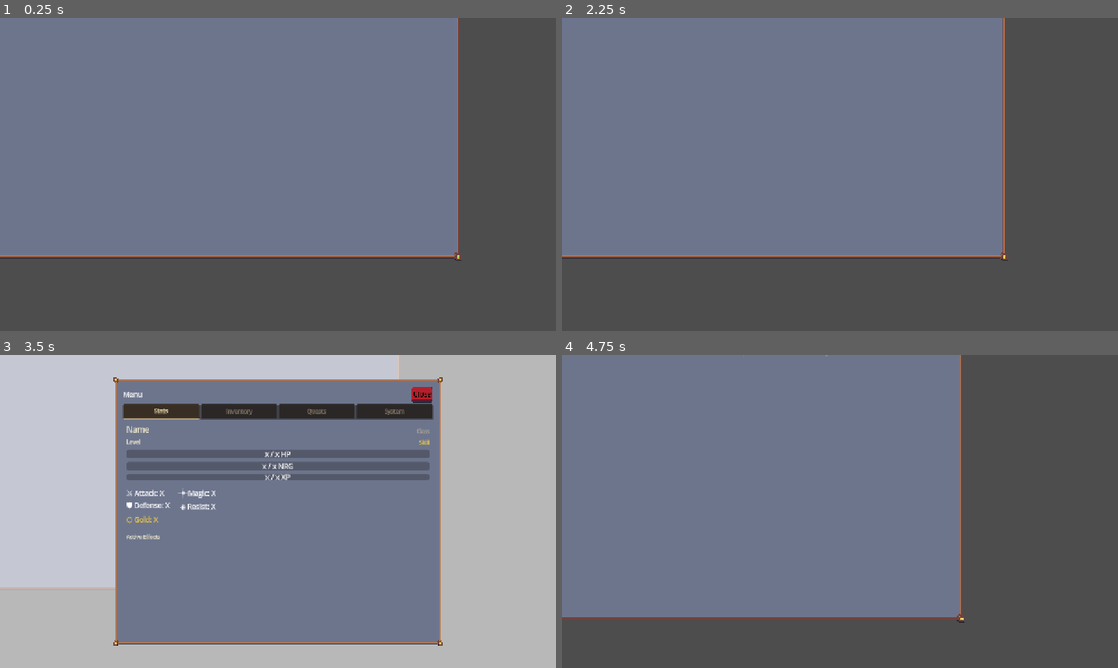
Above: before the commit, frames 1-4 (two rows, left to right).
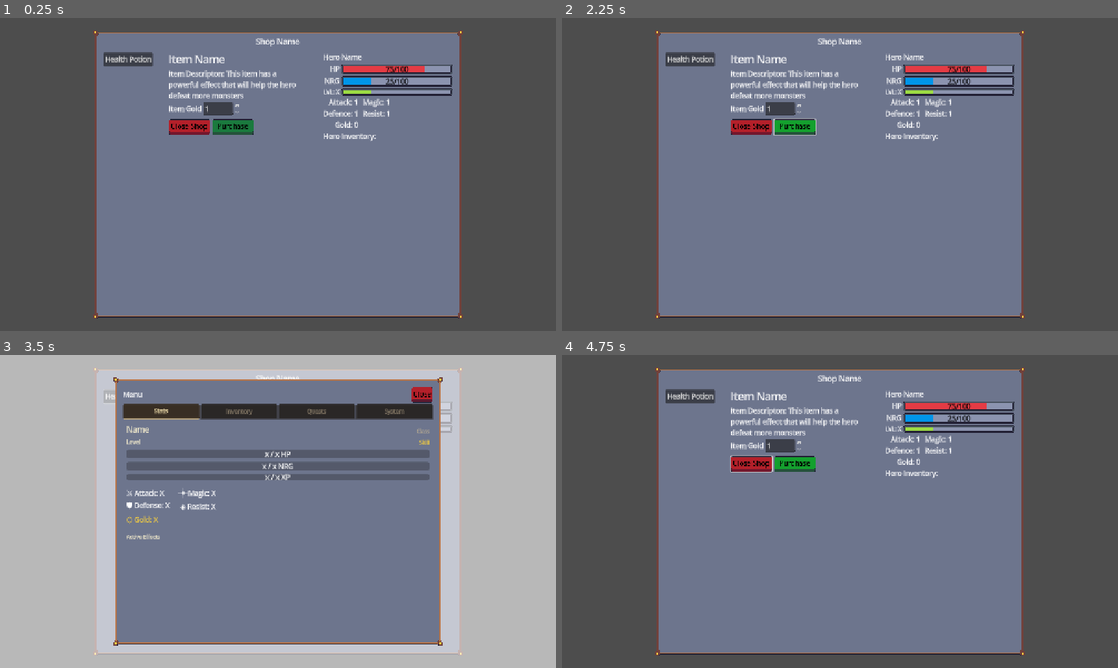
Above: after the commit, the same moments.

Repository: navtges3/PixelValley
Game: Godot game, scene res://scenes/world/buildings/interior/potion_shop_interior.tscn
The game is run twice, just before and just after one commit, with the same random seed, the same clock (stepped at 60 frames per second) and the same inputs. This scene is started directly instead of the project's main scene. Sound files missing from this copy of the repository are replaced by a short silence.
Inputs (mouse positions are in pixels of both pictures, inside the frame that each line leads up to):
- Up to frame 1 (0.25 s): no input
- Up to frame 2 (2.25 s): click (689, 58) at 0.5 s, where only the run after the commit has a clickable "Health Potion"; click (795, 127) at 1.25 s, where only the run after the commit has a clickable "Purchase"; tap Enter at 2 s; hold Right (ui_right) from 2.03 s (still down); hold E (interact) from 2.03 s (still down)
- Up to frame 3 (3.5 s): release Right (ui_right) at 2.78 s; release E (interact) at 2.78 s; hold Down (ui_down) from 2.78 s (still down); tap Tab (open_hud) at 2.85 s
- Up to frame 4 (4.75 s): tap Space at 3.5 s; release Down (ui_down) at 3.53 s; hold Right (ui_right) 3.53-4.28 s; hold E (interact) 3.53-4.28 s; hold Up (ui_up) from 4.28 s (still down); tap Tab (open_hud) at 4.35 s

The runs differ from the first frame. In frame 1, 35% of the frame differs, in the area x 0-84%, y 0-96%; in frame 2, 37%; in frame 3, 21%; in frame 4, 38%.
Error in both runs: Invalid access to property or key 'world_visual' on a base object of type 'Nil'. (res://scripts/world/locations/base_location.gd:14)

Commit message:
feat: Refactor shop and inn interiors to use CanvasLayer for window management

Diff:
--- a/scenes/ui/windows/inn_window.tscn
+++ b/scenes/ui/windows/inn_window.tscn
@@ -15,7 +15,6 @@
 script = ExtResource("1_ohuxi")
 
 [node name="PanelContainer" type="PanelContainer" parent="." unique_id=304806931]
-z_index = 10
 layout_mode = 1
 anchors_preset = 8
 anchor_left = 0.5
--- a/scenes/ui/windows/shop_window.tscn
+++ b/scenes/ui/windows/shop_window.tscn
@@ -8,7 +8,6 @@
 [ext_resource type="PackedScene" uid="uid://bjx12sxd6xqme" path="res://scenes/ui/components/hero_info.tscn" id="5_imbx3"]
 
 [node name="ShopWindow" type="Control" unique_id=1917424634]
-z_index = 10
 layout_mode = 3
 anchors_preset = 15
 anchor_right = 1.0
@@ -50,6 +49,7 @@
 
 [node name="HBoxContainer" type="HBoxContainer" parent="PanelContainer/VBoxContainer" unique_id=1818164396]
 layout_mode = 2
+size_flags_vertical = 3
 theme_override_constants/separation = 16
 alignment = 1
 
@@ -59,6 +59,7 @@
 
 [node name="ItemList" type="VBoxContainer" parent="PanelContainer/VBoxContainer/HBoxContainer/ScrollContainer" unique_id=295772473]
 layout_mode = 2
+size_flags_vertical = 3
 
 [node name="Button" type="Button" parent="PanelContainer/VBoxContainer/HBoxContainer/ScrollContainer/ItemList" unique_id=41802600]
 layout_mode = 2
--- a/scenes/world/buildings/interior/inn_interior.tscn
+++ b/scenes/world/buildings/interior/inn_interior.tscn
@@ -19,7 +19,10 @@
 script = ExtResource("1_tlekw")
 metadata/_custom_type_script = "uid://bh050uh6e1a4v"
 
-[node name="InnWindow" parent="." unique_id=1834709062 instance=ExtResource("2_i6dxs")]
+[node name="CanvasLayer" type="CanvasLayer" parent="." unique_id=1979389996]
+layer = 10
+
+[node name="InnWindow" parent="CanvasLayer" unique_id=1834709062 instance=ExtResource("2_i6dxs")]
 z_index = 10
 
 [node name="Floor" type="TileMapLayer" parent="." unique_id=7237375]
--- a/scenes/world/buildings/interior/potion_shop_interior.tscn
+++ b/scenes/world/buildings/interior/potion_shop_interior.tscn
@@ -19,7 +19,10 @@
 script = ExtResource("1_kxhju")
 metadata/_custom_type_script = "uid://bh050uh6e1a4v"
 
-[node name="ShopWindow" parent="." unique_id=1917424634 instance=ExtResource("2_kxhju")]
+[node name="CanvasLayer" type="CanvasLayer" parent="." unique_id=1875913720]
+layer = 10
+
+[node name="ShopWindow" parent="CanvasLayer" unique_id=1917424634 instance=ExtResource("2_kxhju")]
 
 [node name="Floor" type="TileMapLayer" parent="." unique_id=1438138485]
 tile_map_data = PackedByteArray("AAAAAAAAAgAEAAsAAAAAAAEAAgAEAAsAAAAAAAIAAgAEAAsAAAAAAAMAAgAEAAsAAAAAAAQAAgAEAAsAAAAAAA …(1216 unchanged characters)…
--- a/scenes/world/buildings/interior/weapon_shop_interior.tscn
+++ b/scenes/world/buildings/interior/weapon_shop_interior.tscn
@@ -19,8 +19,10 @@
 script = ExtResource("1_mu2m6")
 metadata/_custom_type_script = "uid://bh050uh6e1a4v"
 
-[node name="ShopWindow" parent="." unique_id=1917424634 instance=ExtResource("2_mu2m6")]
-z_index = 10
+[node name="CanvasLayer" type="CanvasLayer" parent="." unique_id=881460187]
+layer = 10
+
+[node name="ShopWindow" parent="CanvasLayer" unique_id=1917424634 instance=ExtResource("2_mu2m6")]
 
 [node name="Floor" type="TileMapLayer" parent="." unique_id=1868803194]
 tile_map_data = PackedByteArray("AAAAAAAAAgAEAAsAAAAAAAEAAgAEAAsAAAAAAAIAAgAEAAsAAAAAAAMAAgAEAAsAAAAAAAQAAgAEAAsAAAAAAA …(1216 unchanged characters)…
--- a/scripts/world/buildings/interior/inn_interior.gd
+++ b/scripts/world/buildings/interior/inn_interior.gd
@@ -3,7 +3,7 @@
 
 const SCREEN_NAME := ScreenManager.ScreenName.INN
 
-@onready var inn_window: InnWindow = $InnWindow
+@onready var inn_window: InnWindow = $CanvasLayer/InnWindow
 @onready var interact_area: InteractArea = $InteractArea
 
 func _get_screen_name() -> ScreenManager.ScreenName:
--- a/scripts/world/buildings/interior/potion_shop_interior.gd
+++ b/scripts/world/buildings/interior/potion_shop_interior.gd
@@ -3,7 +3,7 @@
 
 const SCREEN_NAME := ScreenManager.ScreenName.POTION_SHOP
 
-@onready var shop_window: ShopWindow = $ShopWindow
+@onready var shop_window: ShopWindow = $CanvasLayer/ShopWindow
 @onready var interact_area: InteractArea = $InteractArea
 
 func _get_screen_name() -> ScreenManager.ScreenName:
--- a/scripts/world/buildings/interior/weapon_shop_interior.gd
+++ b/scripts/world/buildings/interior/weapon_shop_interior.gd
@@ -3,7 +3,7 @@
 
 const SCREEN_NAME := ScreenManager.ScreenName.WEAPON_SHOP
 
-@onready var shop_window: ShopWindow = $ShopWindow
+@onready var shop_window: ShopWindow = $CanvasLayer/ShopWindow
 @onready var interact_area: InteractArea = $InteractArea
 
 func _get_screen_name() -> ScreenManager.ScreenName:
